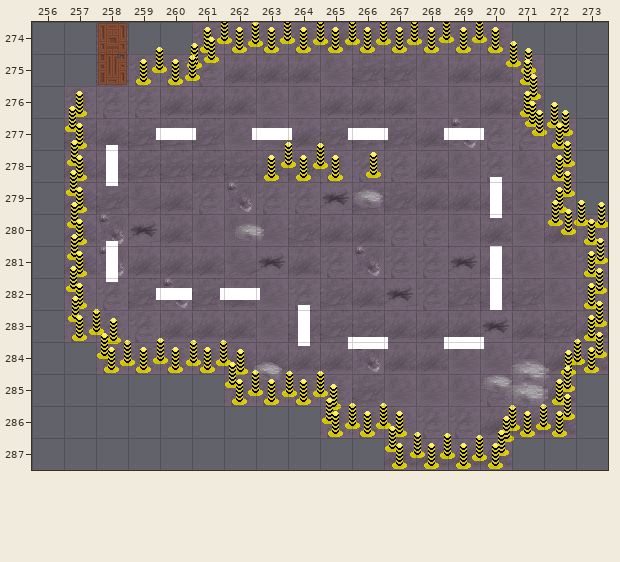
An edit to a level. Tiled map, assets/levels/testlevel.tmx. Above is the file before it was changed.
Cells are 32x32 px. Shown: x 256..273, y 274..287.
After:
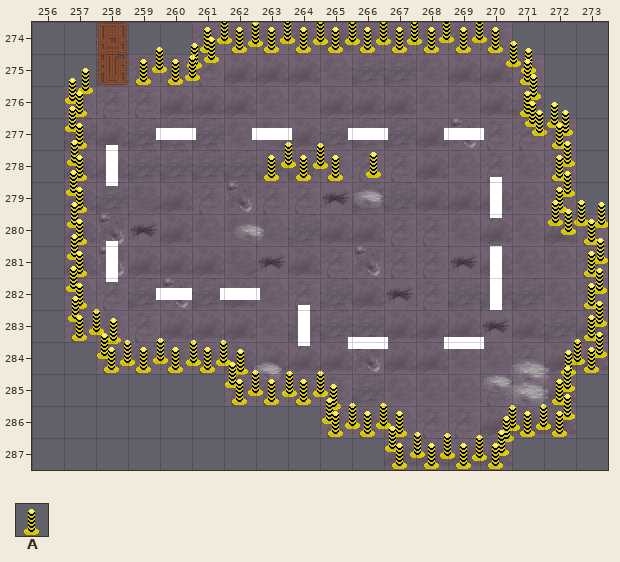
Key: from "parkinglot": A 51.
Objects are placed by their top-left corner, in cells (3,4 is the top-left corner of cell 3,4); size is 1x1 cell unless given.
Author's note on the commit: Update door as interactible and collisions
Diff:
--- layer "Objects"
+A at 257.2,275.3
+A at 256.8,275.6
Changed places in both pictures, as pixel boxes (x1, y1, x2, y2):
added: (65, 68, 93, 104)
